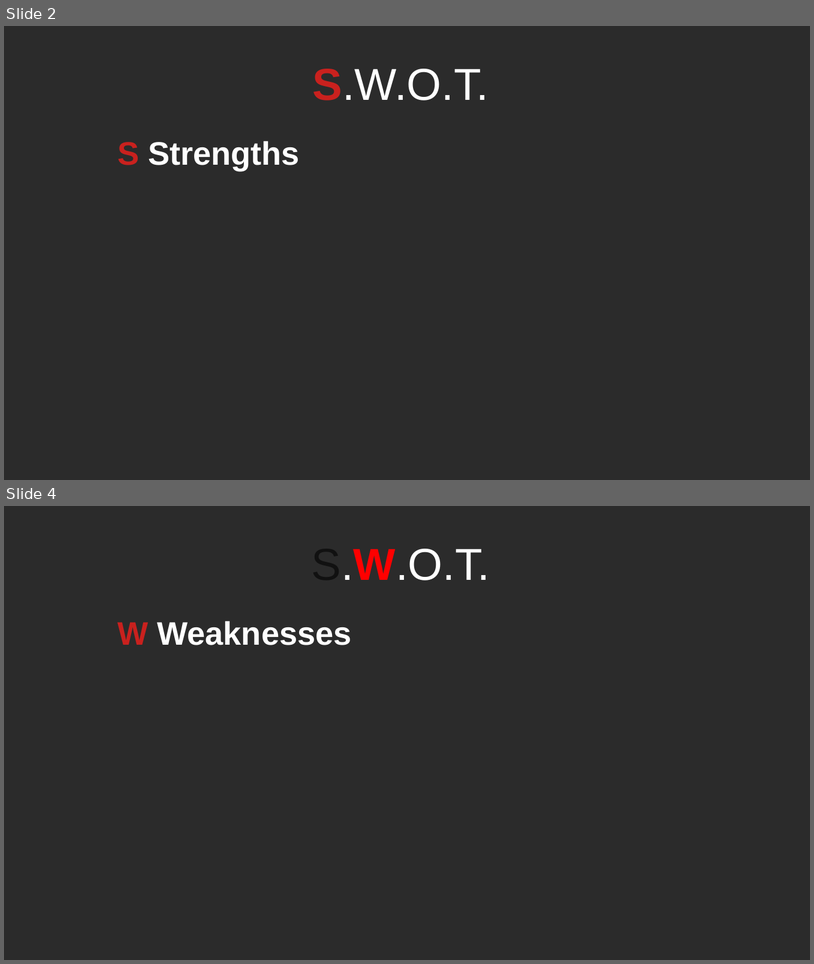
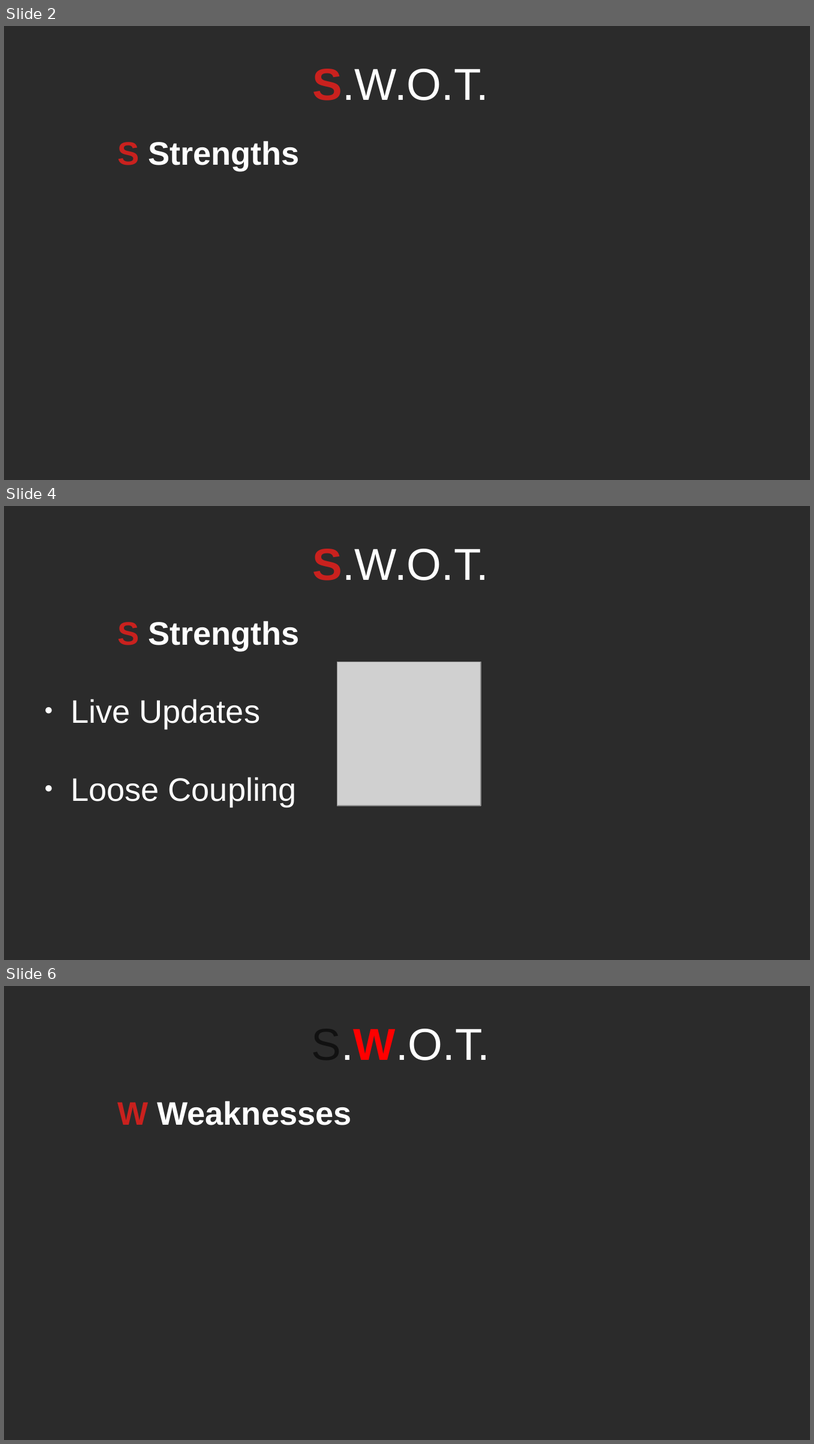
Before and after one commit to RayAndrade/JavaScriptStudy, a slide deck: Behavioral/Observer/swot.odp. Shown one above the other, each under a label of ours: slides 2 and 4 before the commit, slides 2, 4 and 6 after it; the slides between them are not shown. The pictures are 814x964 and 814x1444 pixels, drawn with LibreOffice and Linux fonts; fonts in the diff are those of the drawing; grey boxes stand for pictures; background and template pictures are left out; a plain dark background stands for a picture behind light text. Boxes give left, top, right and bottom in pixels: in the first picture for what was removed or moved away, otherwise in the second. Text is boxed around its words. In the diff, an @@ line names an element or a change of style, - is before the commit and + after.

```diff
--- a/Behavioral/Observer/swot.odp
+++ b/Behavioral/Observer/swot.odp
@@ slide 4 added at (4, 506, 810, 960), background picture (left out) @@
@@ title added at (312, 549, 489, 580), 44 pt, text #FFFFFF @@
+S.W.O.T.
@@ subtitle added at (71, 621, 300, 806), 32 pt, text #FFFFFF @@
+S Strengths
+● Live Updates
+● Loose Coupling
@@ picture added at (337, 662, 481, 806) @@
@@ what was slide 4 is now slide 6 @@
```
Also in this commit, not shown: 4 slides changed, 7 other slides added, 5 other files.
